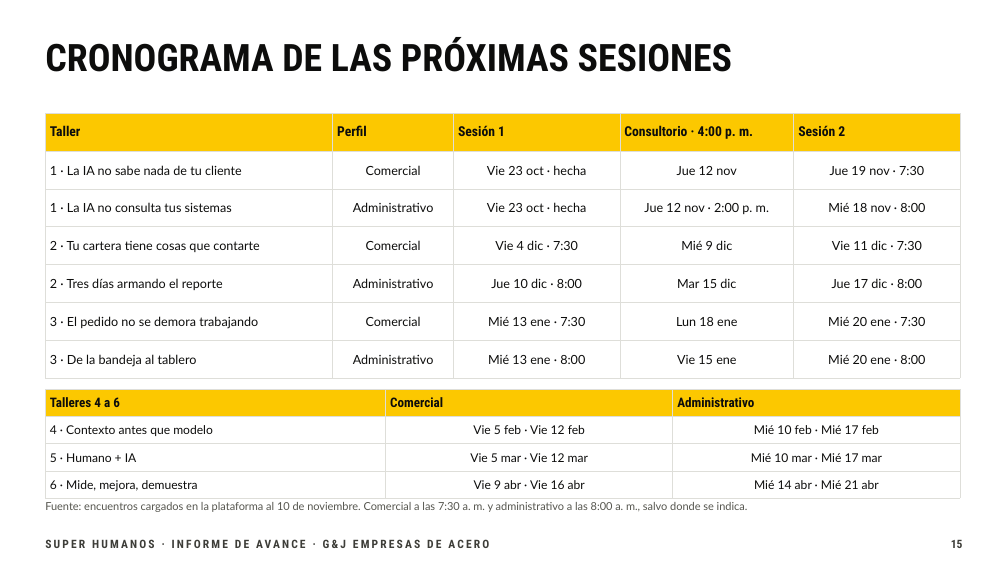
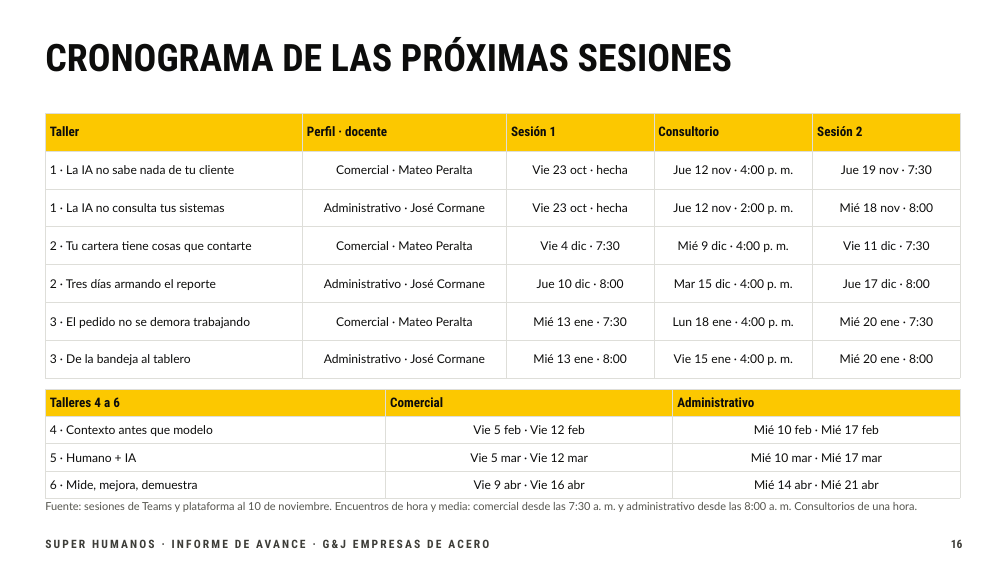
Before and after one commit to essika-u371/Super-Humanos, a slide deck: slide 16 of informes/Super Humanos · Informe de avance · G&J · 10 nov 2026.pptx (slide 15 before the commit). Drawn at 1008x567 pixels with LibreOffice and Linux fonts; fonts in the diff are those of the drawing. Boxes give left, top, right and bottom in pixels: in the first picture for what was removed or moved away, otherwise in the second. Text is boxed around its words. In the diff, an @@ line names an element or a change of style, - is before the commit and + after.

```diff
--- a/informes/Super Humanos · Informe de avance · G&J · 10 nov 2026.pptx
+++ b/informes/Super Humanos · Informe de avance · G&J · 10 nov 2026.pptx
@@ table at <box>45,113,960,370</box> @@
-row 1, column 2: Perfil
+row 1, column 2: Perfil · docente
-row 1, column 4: Consultorio · 4:00 p. m.
+row 1, column 4: Consultorio
-row 2, column 2: Comercial
+row 2, column 2: Comercial · Mateo Peralta
-row 2, column 4: Jue 12 nov
+row 2, column 4: Jue 12 nov · 4:00 p. m.
-row 3, column 2: Administrativo
+row 3, column 2: Administrativo · José Cormane
-row 4, column 2: Comercial
+row 4, column 2: Comercial · Mateo Peralta
-row 4, column 4: Mié 9 dic
+row 4, column 4: Mié 9 dic · 4:00 p. m.
-row 5, column 2: Administrativo
+row 5, column 2: Administrativo · José Cormane
-row 5, column 4: Mar 15 dic
+row 5, column 4: Mar 15 dic · 4:00 p. m.
-row 6, column 2: Comercial
+row 6, column 2: Comercial · Mateo Peralta
-row 6, column 4: Lun 18 ene
+row 6, column 4: Lun 18 ene · 4:00 p. m.
-row 7, column 2: Administrativo
+row 7, column 2: Administrativo · José Cormane
-row 7, column 4: Vie 15 ene
+row 7, column 4: Vie 15 ene · 4:00 p. m.
@@ size 13 to 12.5 pt in "Taller", "Sesión 1", "Sesión 2" @@
@@ size 12 to 11.5 pt in "1 · La IA no sabe nada ...", "Vie 23 oct · hecha", "Jue 19 nov · 7:30", "1 · La IA no consulta tus ..." and 15 more places @@
@@ text at <box>45,502,917,512</box>: text changed @@
-Fuente: encuentros cargados en la plataforma al 10 de noviembre. Comercial a las 7:30 a. m. y administrativo a las 8:00 a. m., salvo donde se indica.
+Fuente: sesiones de Teams y plataforma al 10 de noviembre. Encuentros de hora y media: comercial desde las 7:30 a. m. y administrativo desde las 8:00 a. m. Consultorios de una hora.
```
Also in this commit, not shown: 6 other slides changed, 1 slide added, 1 other file.
